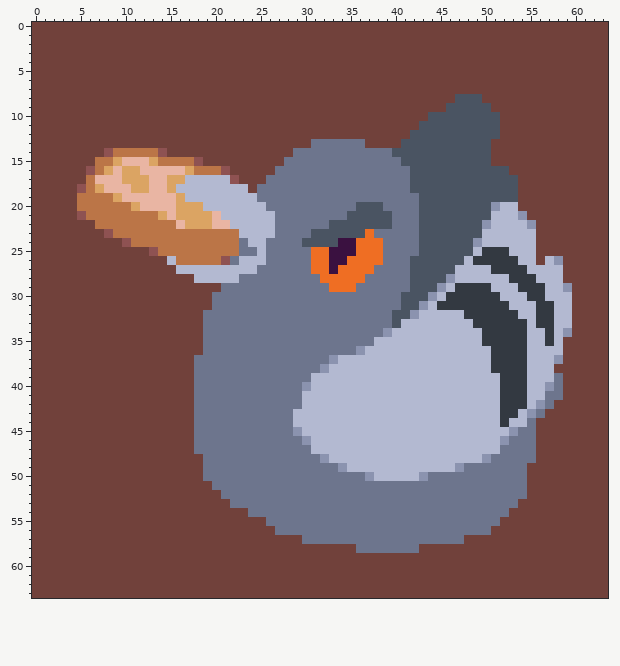
Edited in one commit: pixel-art file (assets/textures/splash_art/pigeon_bread.aseprite). The first picture shows the starting point.
64x64 pixels, 1 frame.
The result:
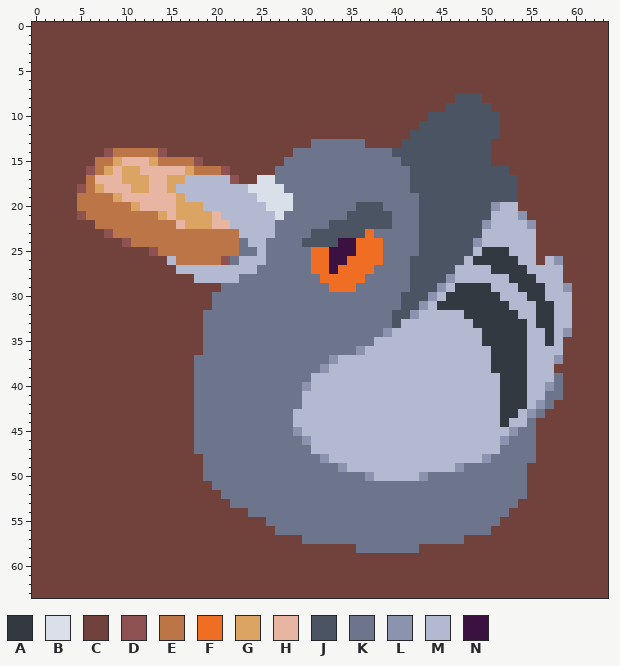
Palette (. is transparent): A #333941  B #dae0ea  C #71413b  D #8e5252  E #bb7547  F #ef6e23  G #dba463  H #e9b5a3  J #4a5462  K #6d758d  L #8b93af  M #b3b9d1  N #3a1140
From old to new:
--- layer "wingfrt"
@@ x 22..30 @@
 16 CCCCCKKKK
-17 DCCCKKKKK
-18 MMCKKKKKK
-19 MMMKKKKKK
-20 MMMMKKKKK
-21 MMMMMKKKK
+17 DCCBBKKKK
+18 MMBBBBKKK
+19 MMMBBBBKK
+20 MMMMBBBKK
+21 MMMMMBKKK
 22 MMMMMKKKK
Where, in picture pixels (left, top, right, bottom), the same in both pictures:
changed: (248, 175, 293, 220)
